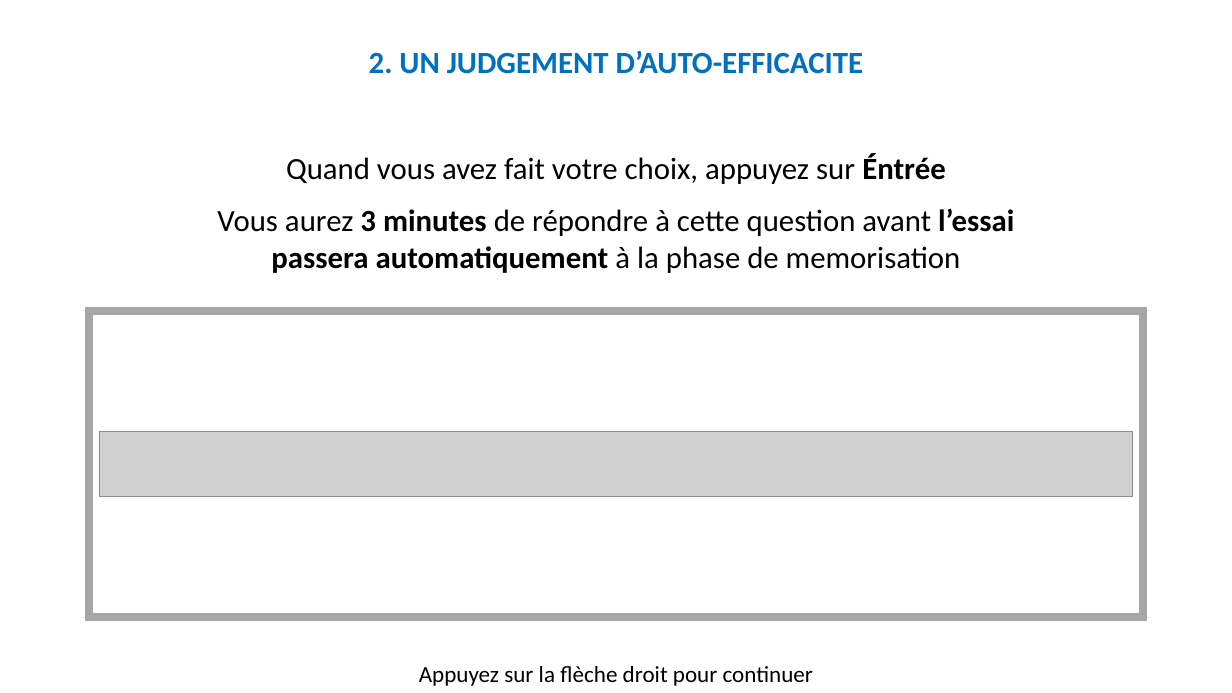
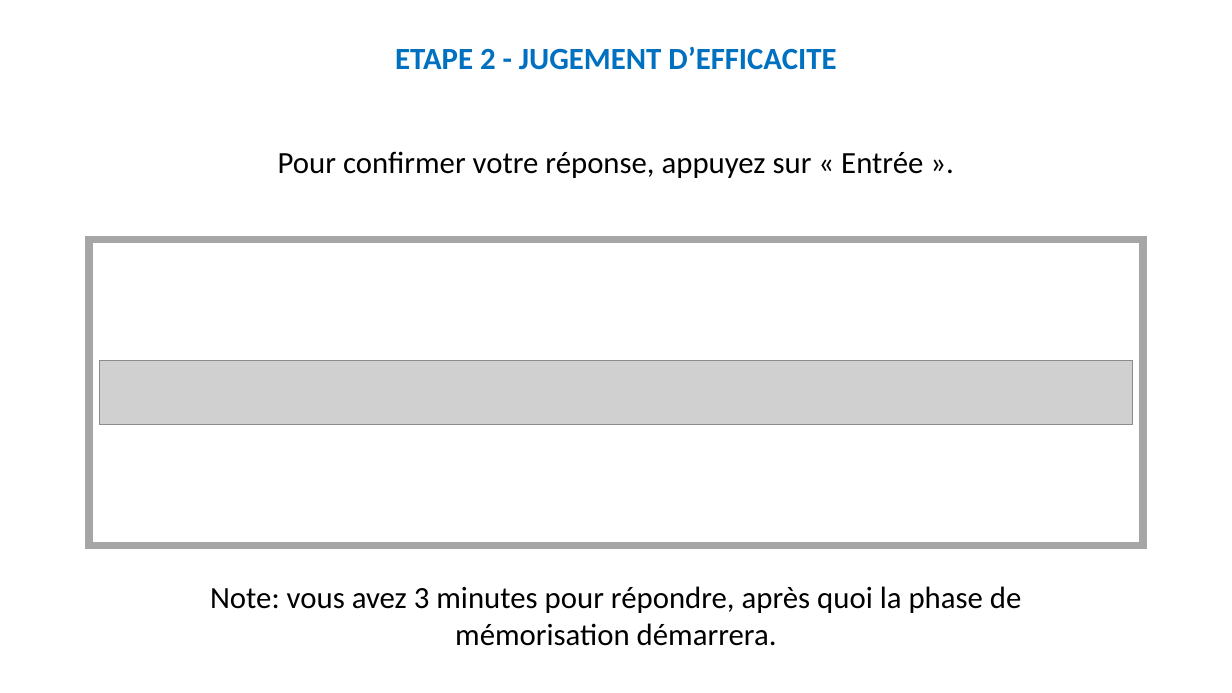
Before and after one commit to MBB-team/Online_Testing, a slide deck: slide 13 of src/Self_Efficacy/Stimuli/Instructions.pptx (slide 25 before the commit). Drawn at 1232x693 pixels with LibreOffice and Linux fonts; fonts in the diff are those of the drawing; grey boxes stand for pictures. Boxes give left, top, right and bottom in pixels: in the first picture for what was removed or moved away, otherwise in the second. Text is boxed around its words. In the diff, an @@ line names an element or a change of style, - is before the commit and + after.

```diff
--- a/src/Self_Efficacy/Stimuli/Instructions.pptx
+++ b/src/Self_Efficacy/Stimuli/Instructions.pptx
@@ text at [395,46,836,70]: text changed @@
-2. UN JUDGEMENT D’AUTO-EFFICACITE
+ETAPE 2 - JUGEMENT D’EFFICACITE
@@ text at [278,151,923,178]: text changed @@
-Quand vous avez fait votre choix, appuyez sur Éntrée
-Vous aurez 3 minutes de répondre à cette question avant l’essai passera automatiquement à la phase de memorisation
+Pour confirmer votre réponse, appuyez sur « Entrée ».
@@ rectangle: place and size @@
-rectangle at [89,311,1143,617]
+rectangle at [89,239,1143,545]
@@ picture: place and size @@
-picture at [100,432,1133,496]
+picture at [100,360,1133,425]
@@ text added at [210,586,1021,646], 24 pt, text #000000 @@
+Note: vous avez 3 minutes pour répondre, après quoi la phase de mémorisation démarrera.
@@ text removed at [419,666,813,686] @@
-Appuyez sur la flèche droit pour continuer
```
Also in this commit, not shown: 22 other slides changed, 10 slides added, 22 slides removed.
